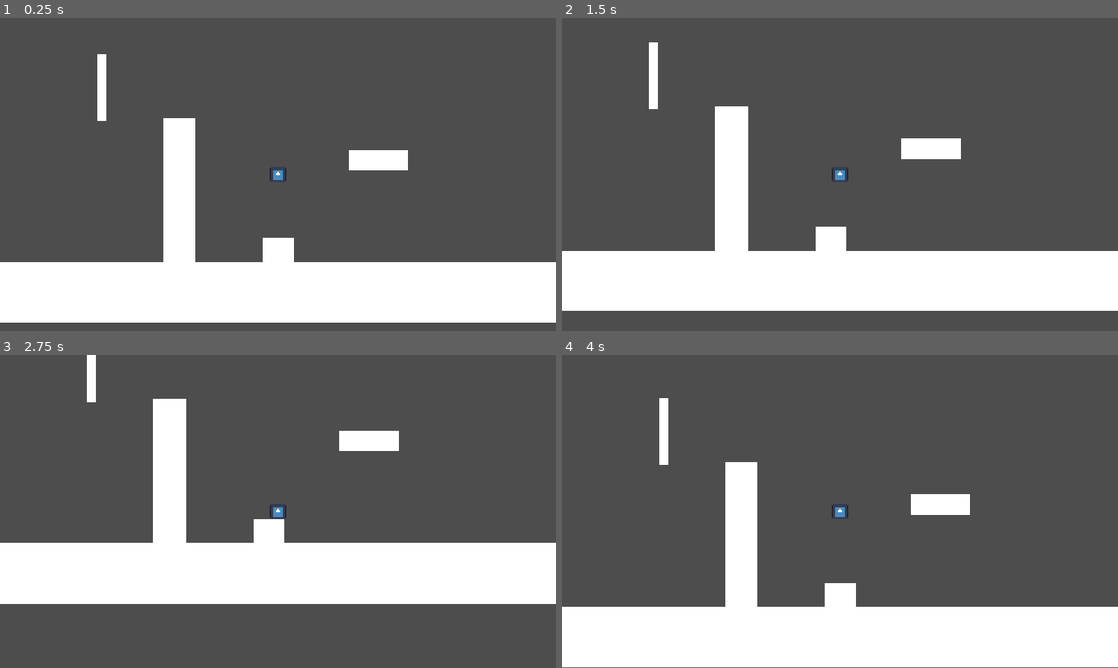
Above: before the commit, frames 1-4 (two rows, left to right).
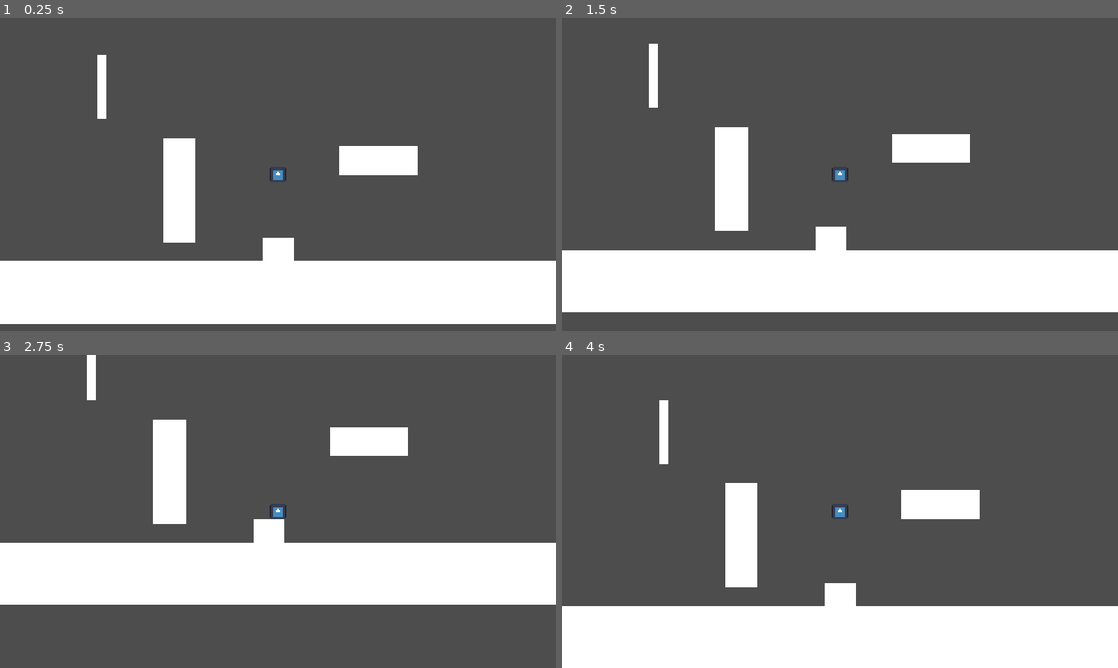
Above: after the commit, the same moments.

Repository: idi0cy/some-platformer
Game: Godot game, scene res://scenes/random_testing.tscn
Two runs of this game, one before a commit and one after it. Both use one fixed random seed, a clock stepped at 60 frames per second and the inputs below. The engine's default icon, where the game draws it, is replaced by a stand-in: a white triangle on a blue panel in a dark square.
Inputs (mouse positions are in pixels of both pictures, inside the frame that each line leads up to):
- Up to frame 1 (0.25 s): no input
- Up to frame 2 (1.5 s): tap Enter at 0.5 s; move the mouse to (962, 158) at 0.52 s; hold Right from 0.53 s (still down); tap A (a) at 0.6 s; click (962, 158) at 0.67 s; tap Up at 0.77 s; tap D (d) at 0.8, 1.35 s; tap Space (space) at 1.25 s; move the mouse to (728, 190) at 1.27 s
- Up to frame 3 (2.75 s): tap Up at 1.52 s; tap Shift (dash) at 1.55, 2.1 s; move the mouse to (333, 442) at 2.02 s; release Right at 2.03 s; hold Left from 2.03 s (still down); hold S (s) from 2.03 s (still down)
- Up to frame 4 (4 s): tap Enter at 2.75 s; move the mouse to (812, 574) at 2.77 s; release Left at 2.78 s; release S (s) at 2.78 s; hold Right from 2.78 s (still down); tap S (s) at 2.85 s; click (812, 574) at 2.92 s; tap Up at 3.02, 3.77 s; tap W (w) at 3.05, 3.6 s; tap Space (space) at 3.5 s; move the mouse to (1006, 558) at 3.52 s; tap A (a) at 3.8 s

The runs differ from the first frame. In frame 1, 2.2% of the frame differs, in the area x 0-100%, y 11-98%; in frame 2, 2.0%; in frame 3, 1.6%; in frame 4, 1.8%.

Commit message:
super chopped coyote system that might get tossed

Diff:
--- a/crucible-of-achlyss/scenes/entities/player.tscn
+++ b/crucible-of-achlyss/scenes/entities/player.tscn
@@ -12,7 +12,7 @@
 size = Vector2(32, 32)
 
 [sub_resource type="RectangleShape2D" id="RectangleShape2D_08t41"]
-size = Vector2(36, 36)
+size = Vector2(40, 40)
 
 [node name="Player" type="CharacterBody2D" unique_id=1801331678]
 script = ExtResource("1_b0kkn")
@@ -45,3 +45,4 @@
 shape = SubResource("RectangleShape2D_08t41")
 
 [connection signal="body_entered" from="outerDetection" to="." method="_on_outer_detection_body_entered"]
+[connection signal="body_exited" from="outerDetection" to="." method="_on_outer_detection_body_exited"]
--- a/crucible-of-achlyss/scenes/objects/platform.tscn
+++ b/crucible-of-achlyss/scenes/objects/platform.tscn
@@ -4,11 +4,11 @@
 
 [node name="Platform" type="StaticBody2D" unique_id=304735604]
 
+[node name="platformCollision" type="CollisionShape2D" parent="." unique_id=938655083]
+shape = SubResource("RectangleShape2D_gcgad")
+
 [node name="ColorRect" type="ColorRect" parent="." unique_id=540625892]
 offset_left = -10.0
 offset_top = -10.0
 offset_right = 10.0
 offset_bottom = 10.0
-
-[node name="CollisionShape2D" type="CollisionShape2D" parent="." unique_id=938655083]
-shape = SubResource("RectangleShape2D_gcgad")
--- a/crucible-of-achlyss/scenes/random_testing.tscn
+++ b/crucible-of-achlyss/scenes/random_testing.tscn
@@ -10,7 +10,7 @@
 
 [node name="Platform" parent="." unique_id=304735604 instance=ExtResource("2_1xtuw")]
 position = Vector2(526, 604)
-scale = Vector2(73.879524, -6.2951374)
+scale = Vector2(73.879524, 6.42486)
 
 [node name="Platform2" parent="." unique_id=1158560200 instance=ExtResource("2_1xtuw")]
 position = Vector2(584, 523)
@@ -18,12 +18,12 @@
 
 [node name="Platform3" parent="." unique_id=1167060760 instance=ExtResource("2_1xtuw")]
 position = Vector2(791, 330)
-scale = Vector2(6.1689987, -2.1115794)
+scale = Vector2(8.110894, 3.0253067)
 
 [node name="Platform4" parent="." unique_id=323399622 instance=ExtResource("2_1xtuw")]
 position = Vector2(217, 179)
-scale = Vector2(0.8985673, -6.902137)
+scale = Vector2(0.8985673, 6.657856)
 
 [node name="Platform5" parent="." unique_id=1415207772 instance=ExtResource("2_1xtuw")]
 position = Vector2(378, 393)
-scale = Vector2(3.3374271, -15.0355625)
+scale = Vector2(3.3374271, 10.804436)
--- a/crucible-of-achlyss/scripts/entities/player.gd
+++ b/crucible-of-achlyss/scripts/entities/player.gd
@@ -13,6 +13,10 @@
 var availableDashes = 1
 
 var sliding = false
+
+var coyoteDown = false
+var coyoteLeft = false
+var coyoteRight = false
 
 #endregion
 
@@ -74,16 +78,23 @@
 
 	#region | Sliding code
 
-	if is_on_floor() && !dashing && Input.is_action_pressed('s'):
+	if coyoteDown && !dashing && Input.is_action_pressed('s'):
 		if abs(velocity.x) < abs(velocity.y):
-			print('more vertical velocity')
+			print(abs(velocity.y))
 		else:
-			print('less vertical velocity')
+			print(abs(velocity.y))
 
 	#endregion
 
 	move_and_slide()
 
 func _on_outer_detection_body_entered(body: Node2D) -> void:
-	if body != hitbox && body != hurtbox && body != self:
-		print(body)
+
+	if body is StaticBody2D:
+		if  body.global_position.y - ((body.get_children()[0].shape.extents * body.scale)[1]) > global_position.y:
+			coyoteDown = true
+
+func _on_outer_detection_body_exited(body: Node2D) -> void:
+	if body is StaticBody2D:
+		if  body.global_position.y - ((body.get_children()[0].shape.extents * body.scale)[1]) > global_position.y:
+			coyoteDown = false
